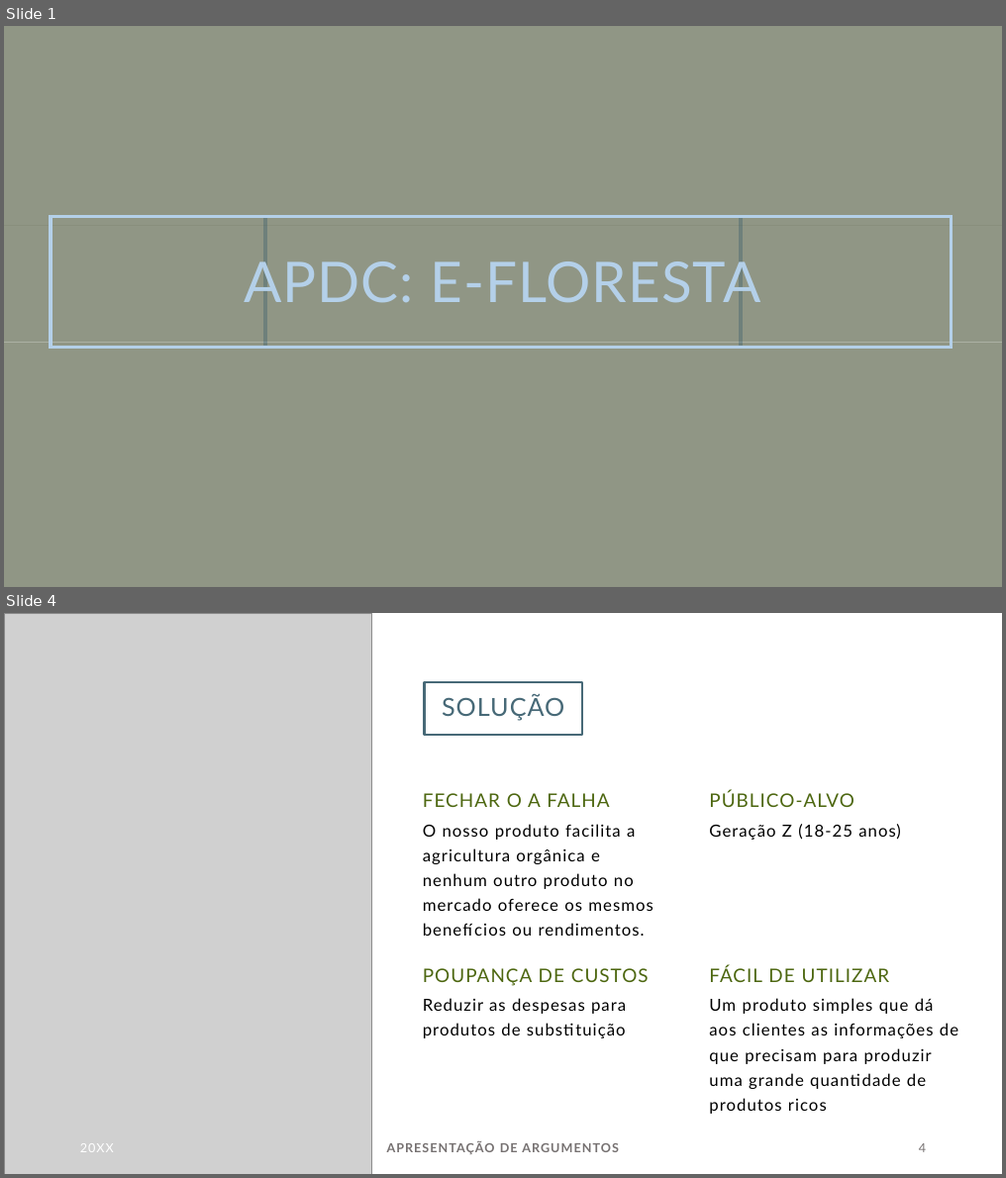
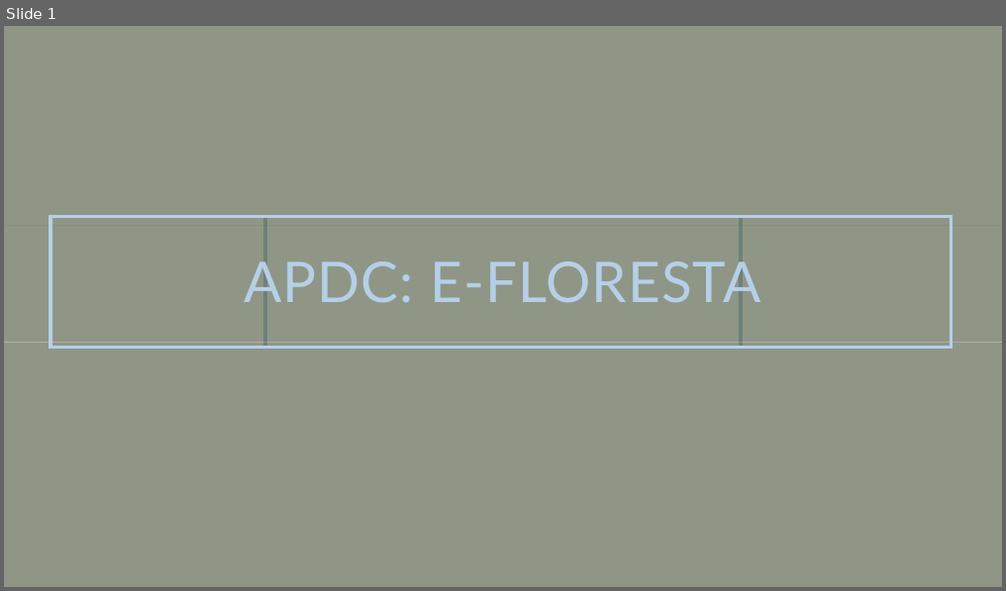
Before and after one commit to Timzudo/E-Floresta, a slide deck: Apresentacao_ALFA.pptx. Shown one above the other, each under a label of ours: slides 1 and 4 before the commit, slide 1 after it; the slides between them are not shown. The pictures are 1006x1178 and 1006x591 pixels, drawn with LibreOffice and Linux fonts; fonts in the diff are those of the drawing; grey boxes stand for pictures; background and template pictures are left out. Boxes give left, top, right and bottom in pixels: in the first picture for what was removed or moved away, otherwise in the second. Text is boxed around its words. In the diff, an @@ line names an element or a change of style, - is before the commit and + after.

Commit message:
Apresentacao_ALFA
Atualização do powerpoint para a apresentação ALFA

```diff
--- a/Apresentacao_ALFA.pptx
+++ b/Apresentacao_ALFA.pptx
@@ slide 4 removed at (4, 613, 1002, 1174), background #FFFFFF @@
@@ picture removed at (4, 613, 372, 1174) @@
@@ title removed at (425, 682, 583, 735) @@
-SOLUÇÃO
@@ text removed at (423, 793, 609, 807) @@
-FECHAR O A FALHA
@@ text removed at (709, 791, 854, 807) @@
-PÚBLICO-ALVO
@@ text removed at (423, 824, 653, 936) @@
-O nosso produto facilita a agricultura orgânica e nenhum outro produto no mercado oferece os mesmos benefícios ou rendimentos.
@@ text removed at (709, 824, 901, 840) @@
-Geração Z (18-25 anos)
@@ text removed at (423, 968, 648, 986) @@
-POUPANÇA DE CUSTOS
@@ text removed at (709, 966, 890, 982) @@
-FÁCIL DE UTILIZAR
@@ text removed at (423, 998, 626, 1039) @@
-Reduzir as despesas para produtos de substituição
@@ text removed at (709, 998, 958, 1114) @@
-Um produto simples que dá aos clientes as informações de que precisam para produzir uma grande quantidade de produtos ricos
@@ text removed at (80, 1144, 114, 1153) @@
-20XX
@@ text removed at (387, 1142, 619, 1155) @@
-APRESENTAÇÃO DE ARGUMENTOS
@@ page number removed at (919, 1144, 926, 1153) @@
-4
```
Also in this commit, not shown: 2 slides changed, 3 slides added, 6 other slides removed.
